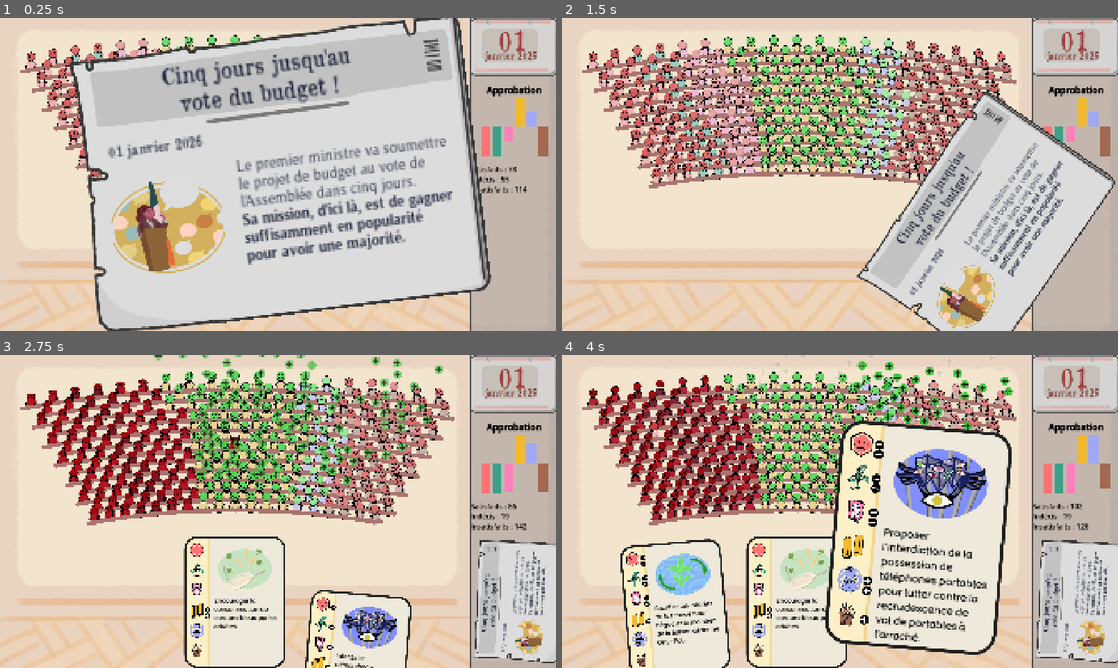
Above: before the commit, frames 1-4 (two rows, left to right).
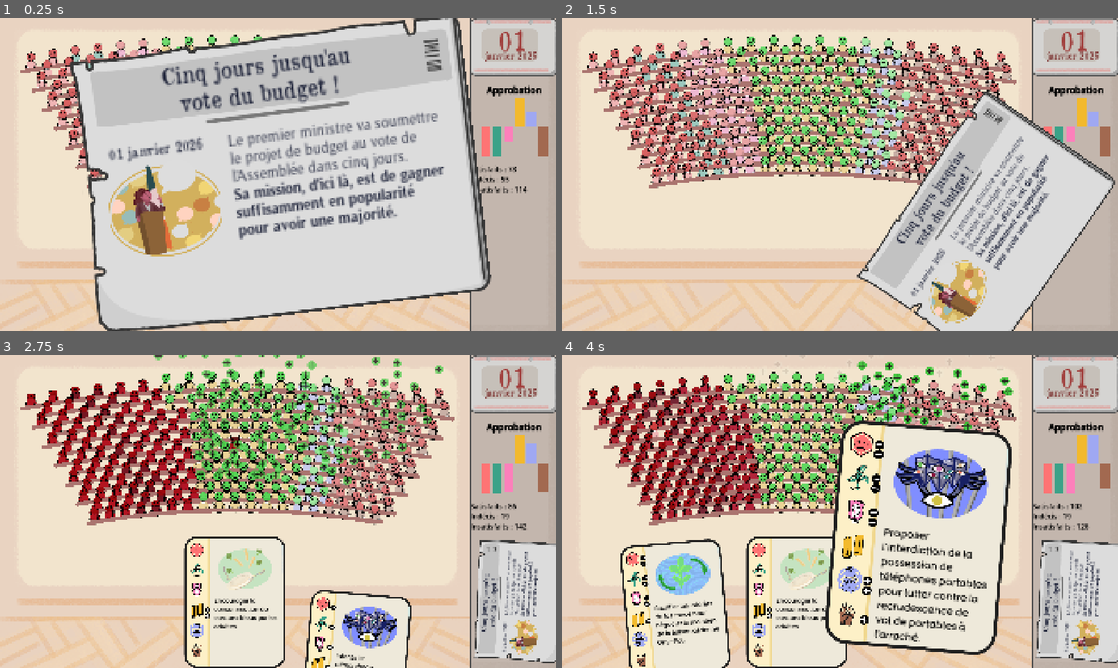
Above: after the commit, the same moments.

Repository: remimorvan/assemblee-nationale-simulator
Game: Godot game, scene res://scenes/game.tscn
The game is run twice, just before and just after one commit, with the same random seed, the same clock (stepped at 60 frames per second) and the same inputs.
Inputs (mouse positions are in pixels of both pictures, inside the frame that each line leads up to):
- Up to frame 1 (0.25 s): no input
- Up to frame 2 (1.5 s): tap Enter at 0.5 s; move the mouse to (1073, 127) at 0.52 s; click (1073, 127) at 0.67 s; tap Space at 1.25 s; move the mouse to (840, 174) at 1.27 s; click (840, 174) at 1.42 s
- Up to frame 3 (2.75 s): move the mouse to (111, 608) at 2.02 s; click (111, 608) at 2.17 s
- Up to frame 4 (4 s): move the mouse to (795, 602) at 2.77 s; click (795, 602) at 2.92 s; move the mouse to (895, 608) at 3.52 s; click (895, 608) at 3.67 s

The runs differ from the first frame. In frame 1, 13% of the frame differs, in the area x 19-82%, y 30-82%; in frame 2, 4.3%; in frame 3, 1.2%; in frame 4, 1.2%.

Commit message:
fix journal font size

Diff:
--- a/scenes/journal.tscn
+++ b/scenes/journal.tscn
@@ -49,10 +49,10 @@
 texture = ExtResource("1_ih0ao")
 
 [node name="image" type="TextureRect" parent="."]
-offset_left = -258.027
-offset_top = -15.5615
-offset_right = 21.9732
-offset_bottom = 224.438
+offset_left = -258.95
+offset_top = -40.8627
+offset_right = 21.05
+offset_bottom = 199.137
 scale = Vector2(0.6, 0.6)
 texture = ExtResource("1_ll4rq")
 
@@ -95,10 +95,10 @@
 autowrap_mode = 3
 
 [node name="content" type="RichTextLabel" parent="."]
-offset_left = -61.0
-offset_top = -34.0
-offset_right = 264.0
-offset_bottom = 204.0
+offset_left = -69.0
+offset_top = -73.0
+offset_right = 259.0
+offset_bottom = 188.0
 mouse_filter = 2
 theme_override_colors/default_color = Color(0.117647, 0.137255, 0.223529, 1)
 theme_override_fonts/normal_font = ExtResource("5_84c5g")
@@ -110,10 +110,10 @@
 [b]Sa mission, d'ici là, est de gagner suffisamment en popularité pour avoir une majorité.[/b]"
 
 [node name="date" type="Label" parent="."]
-offset_left = -256.426
-offset_top = -77.8306
-offset_right = -107.426
-offset_bottom = -52.8306
+offset_left = -255.921
+offset_top = -73.7386
+offset_right = -106.921
+offset_bottom = -48.7386
 text = "01 janvier 2026"
 label_settings = SubResource("LabelSettings_qqwlt")
 horizontal_alignment = 2
--- a/scripts/card.gd
+++ b/scripts/card.gd
@@ -76,7 +76,7 @@
 	old_z_index = self.z_index
 	if old_position_y == null:
 		old_position_y = self.position.y
-	if (not Player.is_journal_showed or true) and !Player.lock:
+	if !Player.lock:
 		$HoverSound.play()
 
 		self.z_index = 1000
@@ -91,7 +91,7 @@
 		tween.parallel().tween_property(self, "position:y", old_position_y-100, .25)
 
 func _on_mouse_exited() -> void:
-	if (not Player.is_journal_showed or true) and !Player.lock:
+	if !Player.lock:
 		# restore z_index
 		self.z_index = old_z_index
 
--- a/scripts/journal.gd
+++ b/scripts/journal.gd
@@ -15,6 +15,13 @@
 	Title.text = title
 	Content.text = desc
 	Date.text = str(day)+" janvier 2026"
+	var size: int = 18
+	if len(desc) < 270:
+		size = 22
+	elif len(desc) < 300:
+		size = 20
+	Content.set("theme_override_font_sizes/normal_font_size", size)
+	Content.set("theme_override_font_sizes/bold_font_size", size)
 	if ResourceLoader.exists(image_name):
 		Illustration.texture = load(image_name)
 	else:
@@ -71,9 +78,6 @@
 	if event is InputEventMouseButton and event.is_pressed() and event.button_index == MOUSE_BUTTON_LEFT:
 		#if Player.is_journal_showed:
 		if show:
-
 			hide_journal()
-
 		else:
-
 			show_journal()
Not shown: 1 places in scenes/card.tscn that only renumber resources
Not shown: 1 places in scenes/hemicycle.tscn that only renumber resources
Not shown: 1 places in scenes/looser_screen.tscn that only renumber resources
Not shown: 1 places in scenes/mp.tscn that only renumber resources
Not shown: 1 places in scenes/player.tscn that only renumber resources
Not shown: 1 places in scenes/victory_screen.tscn that only renumber resources
